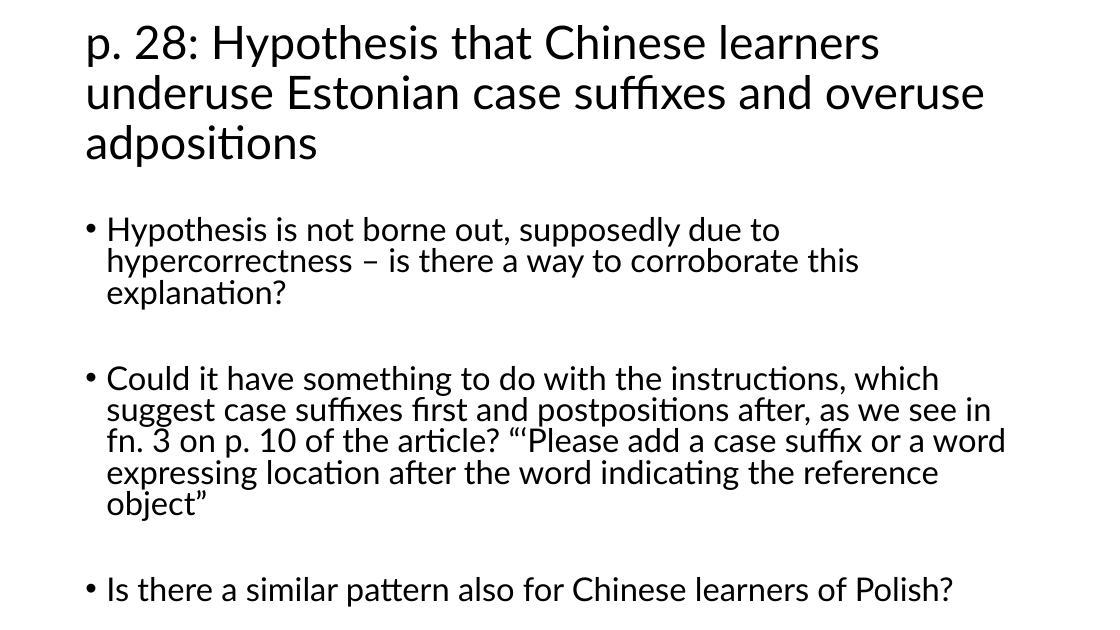
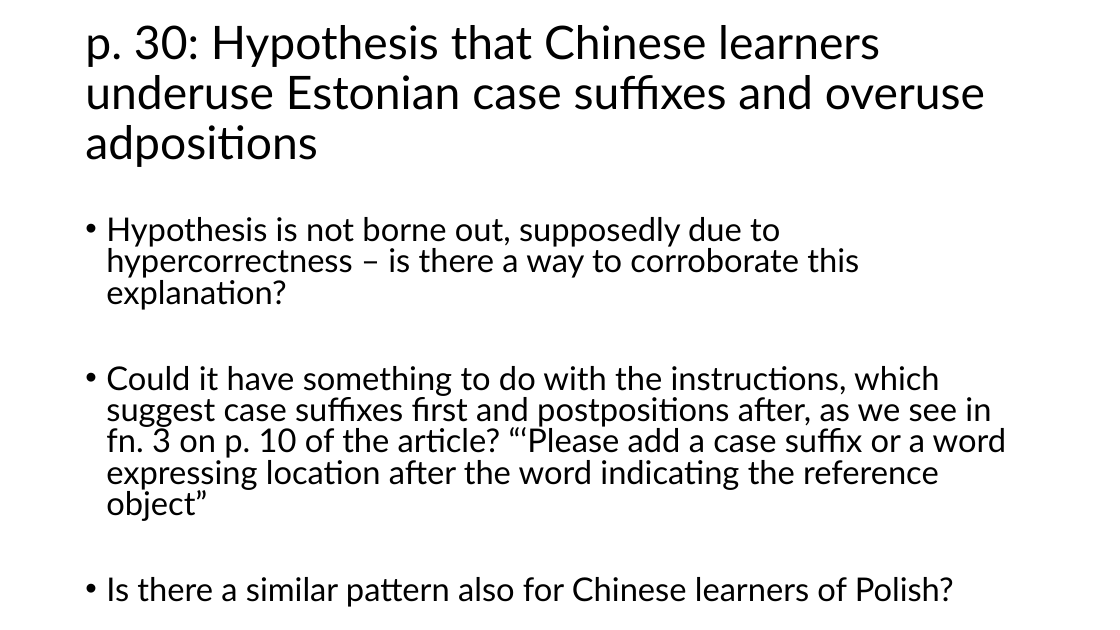
Before and after one commit to lajanda/lajanda.github.io, a slide deck: slide 22 of conference presentations/Defense_Bleive.pptx. Drawn at 1120x630 pixels with LibreOffice and Linux fonts; fonts in the diff are those of the drawing. Boxes give left, top, right and bottom in pixels: in the first picture for what was removed or moved away, otherwise in the second. Text is boxed around its words. In the diff, an @@ line names an element or a change of style, - is before the commit and + after.

```diff
--- a/conference presentations/Defense_Bleive.pptx
+++ b/conference presentations/Defense_Bleive.pptx
@@ title at (85,25,985,167): text changed @@
-p. 28: Hypothesis that Chinese learners underuse Estonian case suffixes and overuse adpositions
+p. 30: Hypothesis that Chinese learners underuse Estonian case suffixes and overuse adpositions
```
Also in this commit, not shown: 9 other slides changed, 1 other file.
